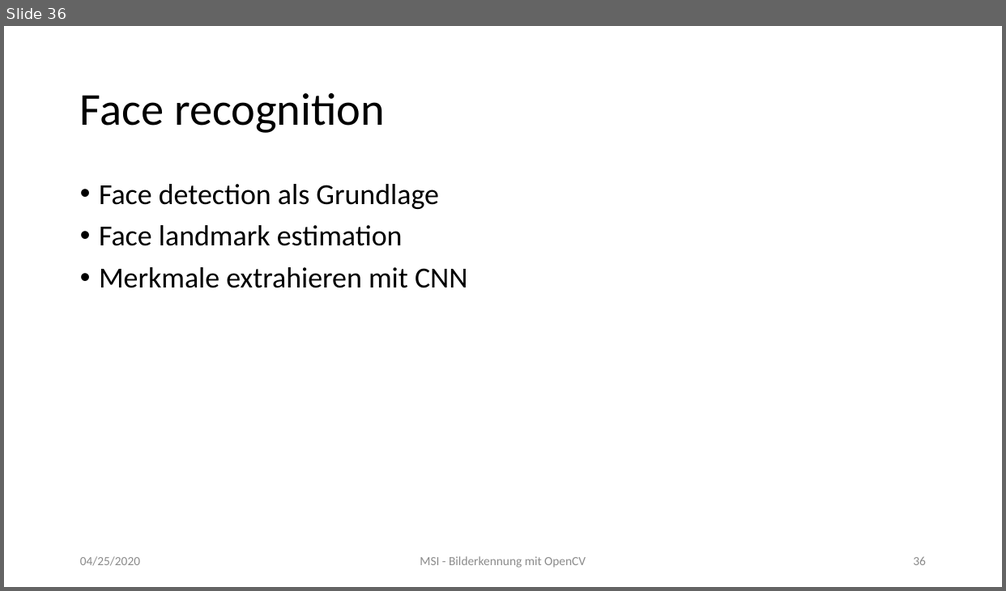
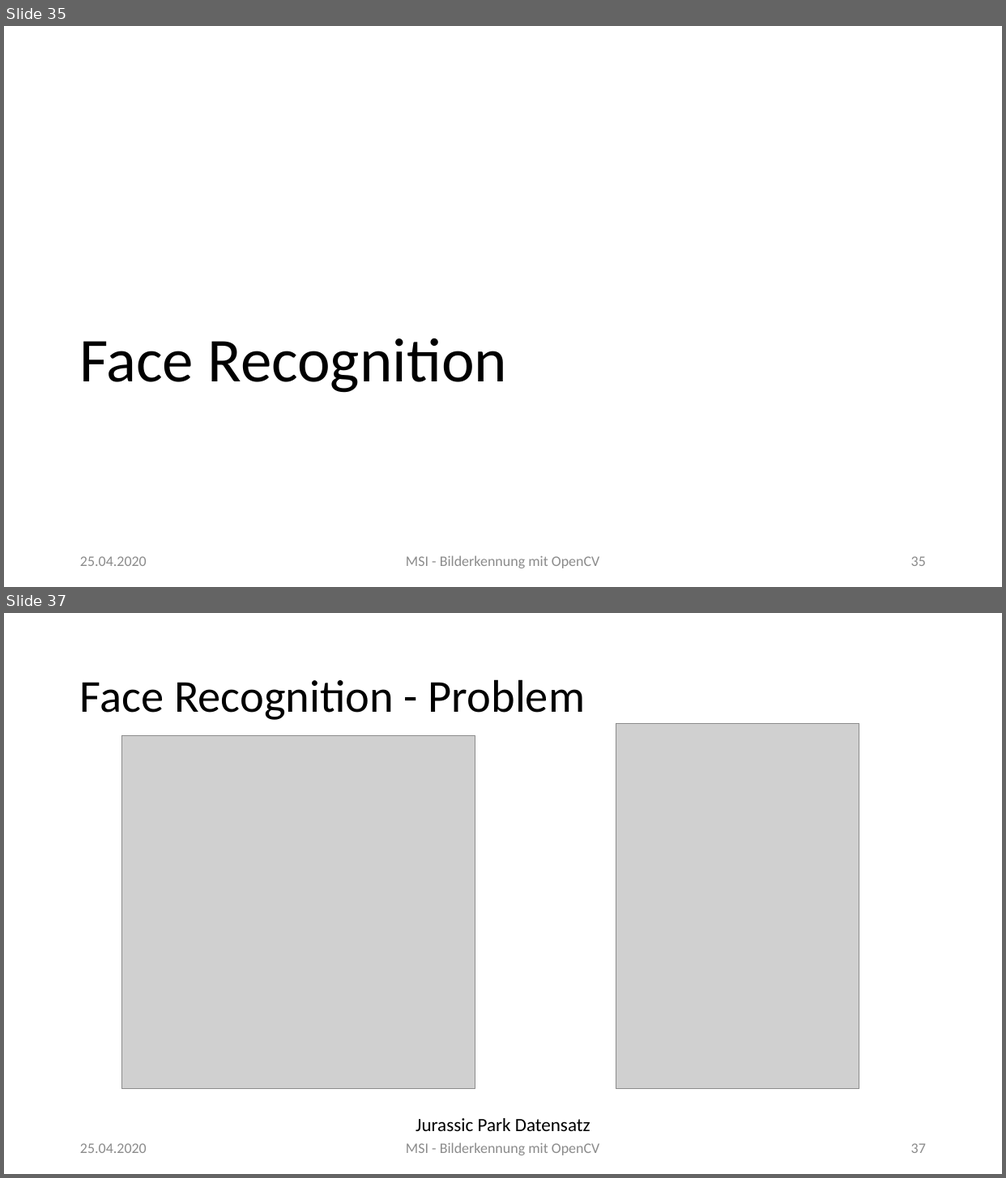
Before and after one commit to MarkusClln/MSI, a slide deck: Bilderkennung mit OpenCV.pptx. Shown one above the other, each under a label of ours: slide 36 before the commit, slides 35 and 37 after it; the slides between them are not shown. The pictures are 1006x591 and 1006x1178 pixels, drawn with LibreOffice and Linux fonts; fonts in the diff are those of the drawing; grey boxes stand for pictures. Boxes give left, top, right and bottom in pixels: in the first picture for what was removed or moved away, otherwise in the second. Text is boxed around its words. In the diff, an @@ line names an element or a change of style, - is before the commit and + after.

```diff
--- a/Bilderkennung mit OpenCV.pptx
+++ b/Bilderkennung mit OpenCV.pptx
@@ slide 37 added at <box>4,613,1002,1174</box>, background #FFFFFF @@
@@ title added at <box>80,679,585,720</box>, 44 pt, text #000000 @@
+Face Recognition - Problem
@@ picture added at <box>616,724,859,1090</box> @@
@@ picture added at <box>121,736,475,1089</box> @@
@@ text added at <box>415,1118,590,1131</box>, 18 pt, text #000000 @@
+Jurassic Park Datensatz
@@ text added at <box>80,1144,147,1153</box>, 14 pt, text #8C8C8C @@
+25.04.2020
@@ text added at <box>406,1143,600,1156</box>, 14 pt, text #8C8C8C @@
+MSI - Bilderkennung mit OpenCV
@@ page number added at <box>911,1144,926,1153</box>, 14 pt, text #8C8C8C @@
+37
@@ what was slide 36 is now slide 35 @@
@@ slide 35 changed as well @@
@@ title "Face Recognition" at <box>79,338,507,393</box>: vertical alignment middle to bottom @@
@@ text removed at <box>99,184,467,288</box> @@
-• Face detection als Grundlage
-• Face landmark estimation
-• Merkmale extrahieren mit CNN
@@ title at <box>79,338,507,393</box>: text changed; size 44 to 60 pt @@
-Face recognition
+Face Recognition
@@ text at <box>80,557,147,566</box>: text changed; size 12 to 14 pt @@
-04/25/2020
+25.04.2020
@@ text "MSI - Bilderkennung mit OpenCV" at <box>406,556,600,569</box>: size 12 to 14 pt @@
@@ page number at <box>911,557,926,566</box>: text changed; size 12 to 14 pt @@
-36
+35
```
Also in this commit, not shown: 46 other slides changed, 3 other slides added, 3 other files.
